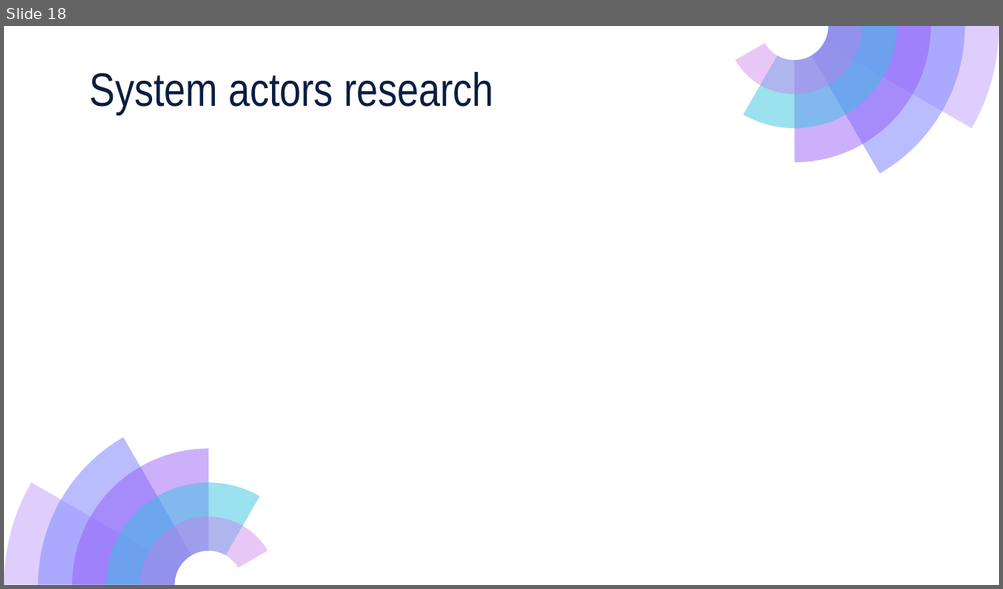
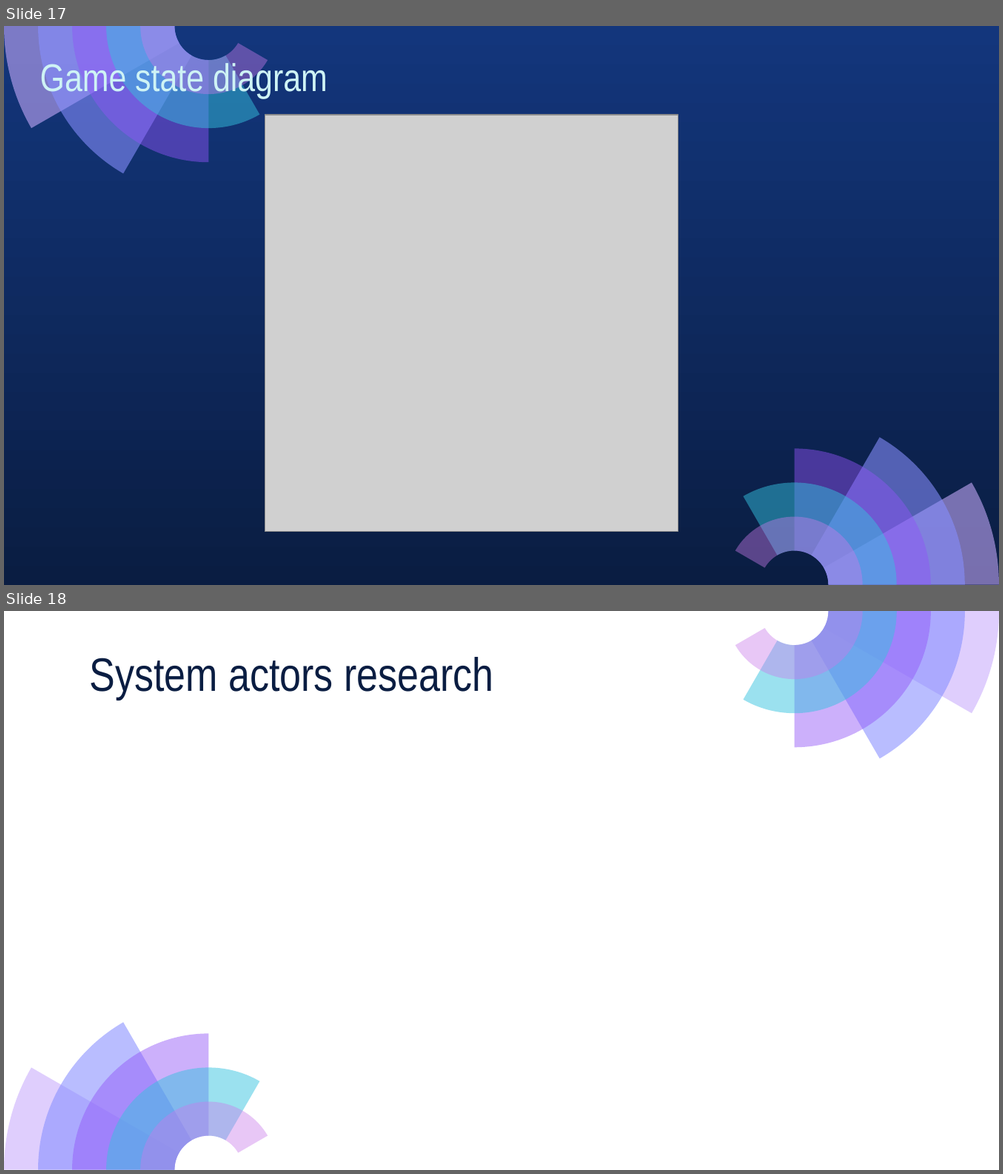
Before and after one commit to Abdullahaml1/cse608-assignments, a slide deck: Assignment_2/Assignment_2_presentation.pptx. Shown one above the other, each under a label of ours: slide 18 before the commit, slides 17 and 18 after it. The pictures are 1003x589 and 1003x1174 pixels, drawn with LibreOffice and Linux fonts; fonts in the diff are those of the drawing; grey boxes stand for pictures; background and template pictures are left out. Boxes give left, top, right and bottom in pixels: in the first picture for what was removed or moved away, otherwise in the second. Text is boxed around its words. In the diff, an @@ line names an element or a change of style, - is before the commit and + after.

```diff
--- a/Assignment_2/Assignment_2_presentation.pptx
+++ b/Assignment_2/Assignment_2_presentation.pptx
@@ slide 17 added at bbox=[4, 26, 999, 585], background gradient #13367C to #0A1D42 @@
@@ group added at bbox=[4, 26, 267, 173]: 5 freeform shapes @@
@@ text added at bbox=[40, 60, 327, 99], 28 pt, text #CEF3F5 @@
+Game state diagram
@@ picture added at bbox=[264, 115, 677, 532] @@
@@ group added at bbox=[735, 437, 999, 585]: 5 freeform shapes @@
```
Also in this commit, not shown: 1 other slide added, 1 slide removed, 1 other file.
